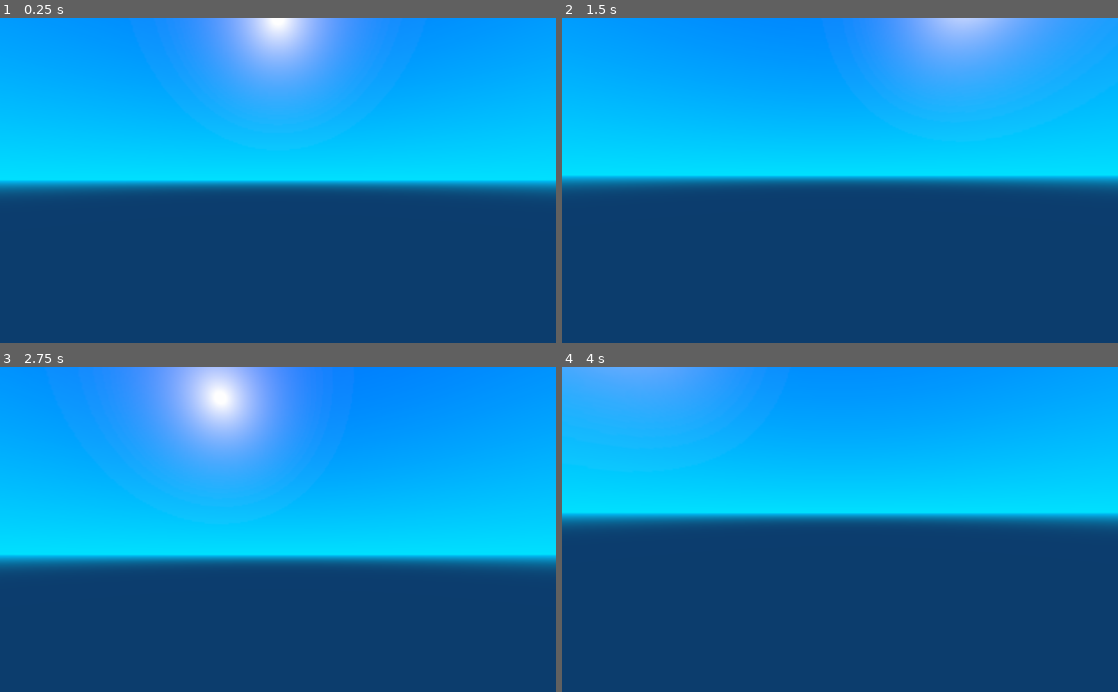
Above: before the commit, frames 1-4 (two rows, left to right).
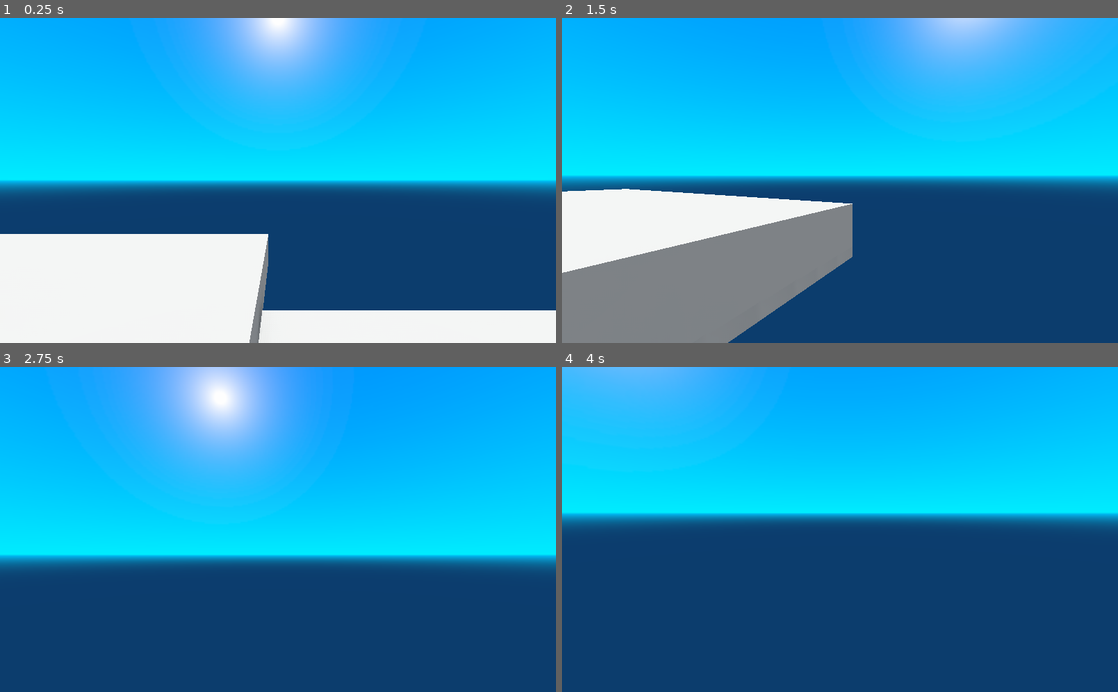
Above: after the commit, the same moments.

Repository: zaguragit/godot-ithinkvoxel-game
Game: Godot game, scene res://scenes/Overworld.tscn
Two runs of this game, one before a commit and one after it. Both use one fixed random seed, a clock stepped at 60 frames per second and the inputs below.
Inputs (mouse positions are in pixels of both pictures, inside the frame that each line leads up to):
- Up to frame 1 (0.25 s): no input
- Up to frame 2 (1.5 s): tap Enter (ui_accept) at 0.5, 0.77 s; move the mouse to (867, 180) at 0.52 s; hold W from 0.53 s (still down); move the mouse to (812, 180) at 1.27 s
- Up to frame 3 (2.75 s): keep holding W; tap Enter (ui_accept) at 1.52 s; move the mouse to (289, 523) at 2.02 s
- Up to frame 4 (4 s): keep holding W; tap Enter (ui_accept) at 2.75, 3.02, 3.5, 3.77 s; move the mouse to (834, 536) at 2.77 s; move the mouse to (878, 532) at 3.52 s

The runs differ from the first frame. In frame 1, 21% of the frame differs, in the area x 0-100%, y 66-100%; in frame 2, 21%; in frame 3, 0.4%; in frame 4, less than 0.1%.

Commit message:
improved first person controller and graphics

Diff:
--- a/resources/default_env.tres
+++ b/resources/default_env.tres
@@ -1,8 +1,8 @@
 [gd_resource type="Environment" load_steps=3 format=2]
 
 [sub_resource type="ProceduralSky" id=1]
-sky_top_color = Color( 0, 0.439216, 1, 1 )
-sky_horizon_color = Color( 0, 0.882353, 1, 1 )
+sky_top_color = Color( 0, 0.552941, 1, 1 )
+sky_horizon_color = Color( 0, 0.929412, 1, 1 )
 sky_curve = 0.25
 ground_bottom_color = Color( 0.0509804, 0.239216, 0.431373, 1 )
 ground_horizon_color = Color( 0, 0.764706, 1, 1 )
@@ -18,8 +18,29 @@
 [resource]
 background_mode = 2
 background_sky = SubResource( 1 )
-ambient_light_color = Color( 1, 1, 1, 1 )
-ambient_light_energy = 0.28
-ambient_light_sky_contribution = 0.0
-ssao_blur = 1
+ambient_light_color = Color( 0.623529, 0.623529, 0.623529, 1 )
+ambient_light_energy = 0.38
+ambient_light_sky_contribution = 0.14
+fog_enabled = true
+fog_color = Color( 0.568627, 0.662745, 0.752941, 1 )
+fog_sun_color = Color( 1, 0.964706, 0.898039, 1 )
+fog_depth_begin = 5.0
+fog_depth_curve = 2.37841
+auto_exposure_speed = 0.94
+ssao_enabled = true
+ssao_radius = 1.4
+ssao_intensity = 2.2
+ssao_radius2 = 0.3
+ssao_intensity2 = 2.0
+ssao_bias = 0.02
+ssao_light_affect = 0.1
+ssao_quality = 2
+dof_blur_far_distance = 0.01
+dof_blur_far_transition = 49.64
+dof_blur_far_amount = 0.18
+dof_blur_far_quality = 2
+dof_blur_near_distance = 0.45
+dof_blur_near_transition = 0.33
+dof_blur_near_amount = 0.27
+dof_blur_near_quality = 2
 script = SubResource( 2 )
--- a/scenes/Overworld.tscn
+++ b/scenes/Overworld.tscn
@@ -18,7 +18,18 @@
 
 [node name="World" type="Spatial"]
 
+[node name="DirectionalLight" type="DirectionalLight" parent="."]
+transform = Transform( 0.975885, 0.182691, 0.119469, -0.132065, 0.0583665, 0.989521, 0.173804, -0.981436, 0.081086, 0, 0, 0 )
+light_color = Color( 0.905882, 0.901961, 0.878431, 1 )
+shadow_enabled = true
+shadow_bias = 0.77
+directional_shadow_split_2 = 0.209
+directional_shadow_blend_splits = true
+directional_shadow_normal_bias = 2.61
+
 [node name="StaticBody" type="StaticBody" parent="."]
+editor/display_folded = true
+transform = Transform( 1, 0, 0, 0, 1, 0, 0, 0, 1, 0, 0, 3.63 )
 physics_material_override = SubResource( 1 )
 
 [node name="MeshInstance" type="MeshInstance" parent="StaticBody"]
@@ -26,6 +37,42 @@
 material/0 = null
 
 [node name="CollisionShape" type="CollisionShape" parent="StaticBody"]
+shape = SubResource( 3 )
+
+[node name="StaticBody2" type="StaticBody" parent="."]
+editor/display_folded = true
+transform = Transform( 1, 0, 0, 0, 1, 0, 0, 0, 1, -5.34259, 1.63783, -3.35633 )
+physics_material_override = SubResource( 1 )
+
+[node name="MeshInstance" type="MeshInstance" parent="StaticBody2"]
+mesh = SubResource( 2 )
+material/0 = null
+
+[node name="CollisionShape" type="CollisionShape" parent="StaticBody2"]
+shape = SubResource( 3 )
+
+[node name="StaticBody4" type="StaticBody" parent="."]
+editor/display_folded = true
+transform = Transform( 1, 0, 0, 0, 1, 0, 0, 0, 1, 2.7055, 0.722231, -0.0912261 )
+physics_material_override = SubResource( 1 )
+
+[node name="MeshInstance" type="MeshInstance" parent="StaticBody4"]
+mesh = SubResource( 2 )
+material/0 = null
+
+[node name="CollisionShape" type="CollisionShape" parent="StaticBody4"]
+shape = SubResource( 3 )
+
+[node name="StaticBody3" type="StaticBody" parent="."]
+editor/display_folded = true
+transform = Transform( 1, 0, 0, 0, 1, 0, 0, 0, 1, -9.14777, 0.742545, 4.95778 )
+physics_material_override = SubResource( 1 )
+
+[node name="MeshInstance" type="MeshInstance" parent="StaticBody3"]
+mesh = SubResource( 2 )
+material/0 = null
+
+[node name="CollisionShape" type="CollisionShape" parent="StaticBody3"]
 shape = SubResource( 3 )
 
 [node name="Player" type="KinematicBody" parent="."]
--- a/scripts/Camera.gd
+++ b/scripts/Camera.gd
@@ -8,7 +8,7 @@
 	pass
 
 func _input(event):
-	if event is InputEventMouseMotion:
+	if event is InputEventMouseMotion and Input.get_mouse_mode() == Input.MOUSE_MODE_CAPTURED:
 		if -SENSITIVITY_Y * event.relative.y >= 0 and self.rotation_degrees.x >= MAX_Y:
 			return
 		if -SENSITIVITY_Y * event.relative.y <= 0  and self.rotation_degrees.x <= -MAX_Y:
--- a/scripts/Player.gd
+++ b/scripts/Player.gd
@@ -2,15 +2,14 @@
 
 const Sensitivity_X = 0.01
 const Sensitivity_Y = 0.01
-const Exit_On_Escape = true
 const Accelaration = 1
-const Maximum_Walk_Speed = 10
-const Jump_Speed = 2
+const Maximum_Walk_Speed = 7
+const Jump_Speed = 3
 
-const GRAVITY = 0.096
+const GRAVITY = 9.8
 var velocity = Vector3(0,0,0)
 var forward_velocity = 0
-var Walk_Speed = 3
+var Walk_Speed = 5
 
 func _ready():
 	Input.set_mouse_mode(Input.MOUSE_MODE_CAPTURED)
@@ -18,37 +17,39 @@
 	set_process(true)
 
 
+var lastEscapePressed = false
 func _process(delta):
-	if Exit_On_Escape:
-		if Input.is_key_pressed(KEY_ESCAPE):
-			get_tree().quit()
-
-
+	if lastEscapePressed == true and not Input.is_key_pressed(KEY_ESCAPE):
+		if Input.get_mouse_mode() == Input.MOUSE_MODE_CAPTURED:
+			Input.set_mouse_mode(Input.MOUSE_MODE_VISIBLE)
+		elif Input.get_mouse_mode() == Input.MOUSE_MODE_VISIBLE:
+			Input.set_mouse_mode(Input.MOUSE_MODE_CAPTURED)
+	lastEscapePressed = Input.is_key_pressed(KEY_ESCAPE)
 
 func _physics_process(delta):
-	velocity.y -= GRAVITY
+	velocity.y -= GRAVITY * delta
 
 	if Input.is_key_pressed(KEY_W) or Input.is_key_pressed(KEY_UP):
-		Walk_Speed += Accelaration
+		Walk_Speed += Accelaration * delta
 		if Walk_Speed > Maximum_Walk_Speed:
 			Walk_Speed = Maximum_Walk_Speed
 		velocity.x = -global_transform.basis.z.x * Walk_Speed
 		velocity.z = -global_transform.basis.z.z * Walk_Speed
 	if Input.is_key_pressed(KEY_S) or Input.is_key_pressed(KEY_DOWN):
-		Walk_Speed += Accelaration
+		Walk_Speed += Accelaration * delta
 		if Walk_Speed > Maximum_Walk_Speed:
 			Walk_Speed = Maximum_Walk_Speed
 		velocity.x = global_transform.basis.z.x * Walk_Speed
 		velocity.z = global_transform.basis.z.z * Walk_Speed
 	if Input.is_key_pressed(KEY_LEFT) or Input.is_key_pressed(KEY_A):
-		Walk_Speed += Accelaration
+		Walk_Speed += Accelaration * delta
 		if Walk_Speed > Maximum_Walk_Speed:
 			Walk_Speed = Maximum_Walk_Speed
 		velocity.x = -global_transform.basis.x.x * Walk_Speed
 		velocity.z = -global_transform.basis.x.z * Walk_Speed
 
 	if Input.is_key_pressed(KEY_RIGHT) or Input.is_key_pressed(KEY_D):
-		Walk_Speed += Accelaration
+		Walk_Speed += Accelaration * delta
 		if Walk_Speed > Maximum_Walk_Speed:
 			Walk_Speed = Maximum_Walk_Speed
 		velocity.x = global_transform.basis.x.x * Walk_Speed
@@ -57,6 +58,7 @@
 	if not(Input.is_key_pressed(KEY_W) or Input.is_key_pressed(KEY_A) or Input.is_key_pressed(KEY_S) or Input.is_key_pressed(KEY_D) or Input.is_key_pressed(KEY_UP) or Input.is_key_pressed(KEY_DOWN) or Input.is_key_pressed(KEY_LEFT) or Input.is_key_pressed(KEY_RIGHT)):
 		velocity.x = 0
 		velocity.z = 0
+		Walk_Speed = 5
 
 	if is_on_floor():
 		if Input.is_action_just_pressed("ui_accept"):
@@ -64,5 +66,5 @@
 	velocity = move_and_slide(velocity, Vector3(0,1,0))
 
 func _input(event):
-	if event is InputEventMouseMotion:
+	if event is InputEventMouseMotion and Input.get_mouse_mode() == Input.MOUSE_MODE_CAPTURED:
 		rotate_y(-Sensitivity_X * event.relative.x)
